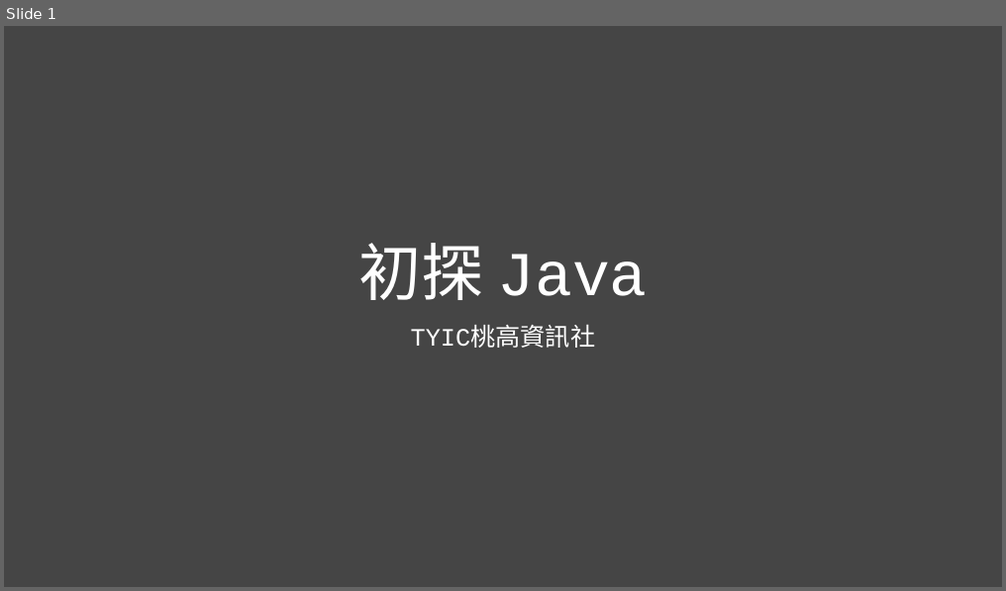
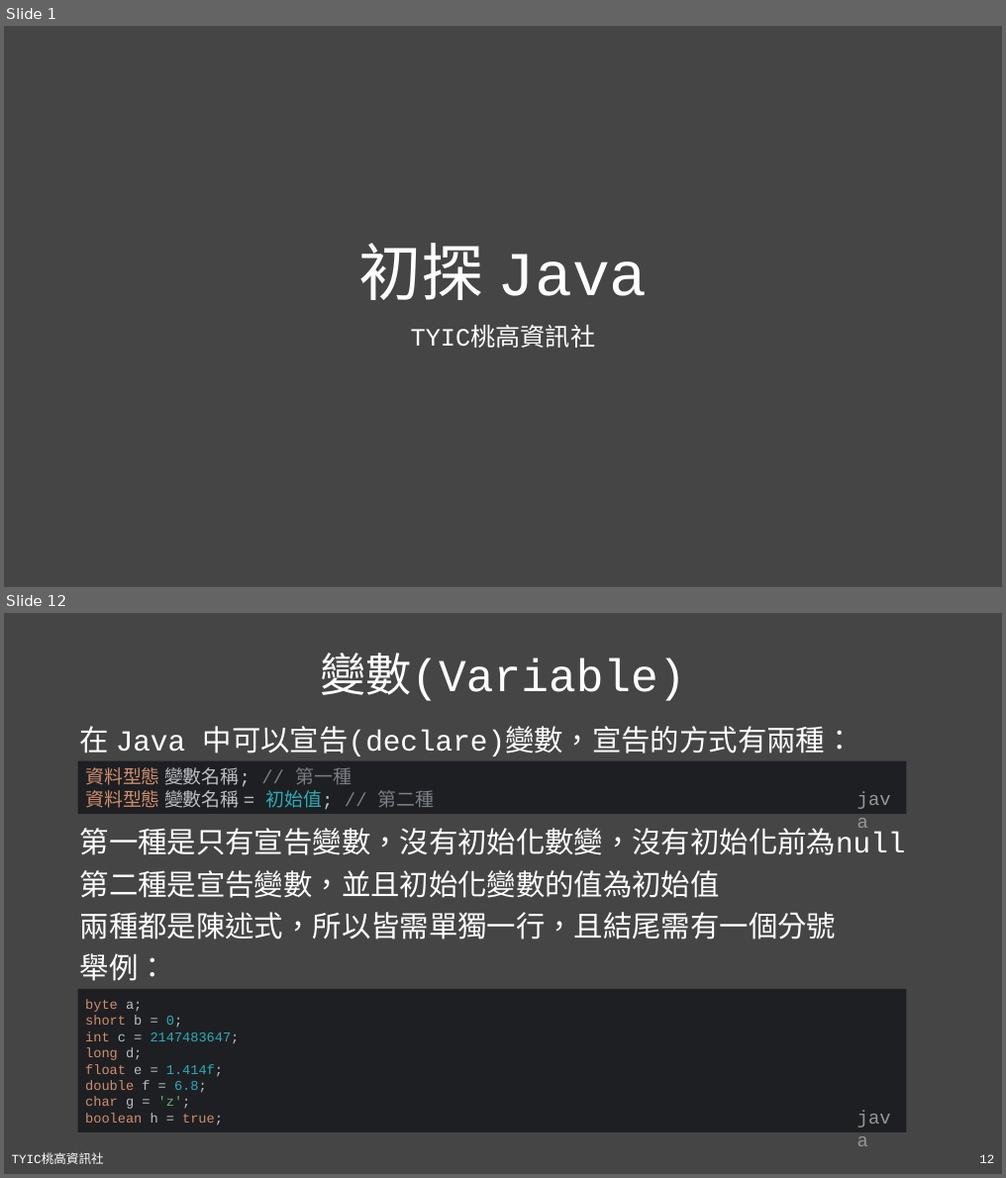
Before and after one commit to TYSHIC/slides, a slide deck: powerpoint/04_初探Java.pptx. Shown one above the other, each under a label of ours: slide 1 before the commit, slides 1 and 12 after it; the slides between them are not shown. The pictures are 1006x591 and 1006x1178 pixels, drawn with LibreOffice and Linux fonts; fonts in the diff are those of the drawing. Boxes give left, top, right and bottom in pixels: in the first picture for what was removed or moved away, otherwise in the second. Text is boxed around its words. In the diff, an @@ line names an element or a change of style, - is before the commit and + after.

```diff
--- a/powerpoint/04_初探Java.pptx
+++ b/powerpoint/04_初探Java.pptx
@@ slide 12 added at <box>4,613,1002,1174</box>, background #454545 @@
@@ title added at <box>320,653,686,701</box>, 44 pt, text #FFFFFF @@
+變數(Variable)
@@ text added at <box>80,726,854,757</box>, 28 pt, text #FFFFFF @@
+在 Java 中可以宣告(declare)變數，宣告的方式有兩種：
@@ rectangle added at <box>78,761,907,814</box>, fill #1E1F22, 18 pt, text #BCBEC4 @@
+資料型態 變數名稱; // 第一種
+資料型態 變數名稱 = 初始值; // 第二種
@@ text added at <box>849,783,907,814</box>, 18 pt, text #969696 @@
+java
@@ text added at <box>80,824,906,981</box>, 28 pt, text #FFFFFF @@
+第一種是只有宣告變數，沒有初始化數變，沒有初始化前為null
+第二種是宣告變數，並且初始化變數的值為初始值
+兩種都是陳述式，所以皆需單獨一行，且結尾需有一個分號
+舉例：
@@ rectangle added at <box>78,989,907,1134</box>, fill #1E1F22, 13 pt, text #CF8E6D @@
+byte a;
+short b = 0;
+int c = 2147483647;
+long d;
+float e = 1.414f;
+double f = 6.8;
+char g = 'z';
+boolean h = true;
@@ text added at <box>849,1103,907,1133</box>, 18 pt, text #969696 @@
+java
@@ text added at <box>12,1155,104,1164</box>, 12 pt, text #FFFFFF @@
+TYIC桃高資訊社
@@ page number added at <box>979,1155,994,1163</box>, 12 pt, text #FFFFFF @@
+12
```
Also in this commit, not shown: 4 slides changed, 7 other slides added, 4 other files.
